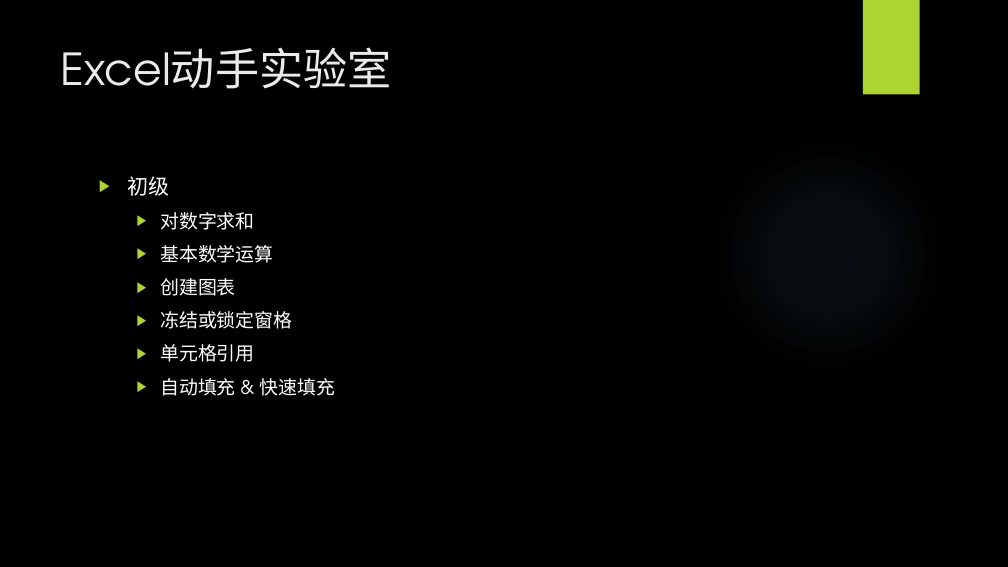
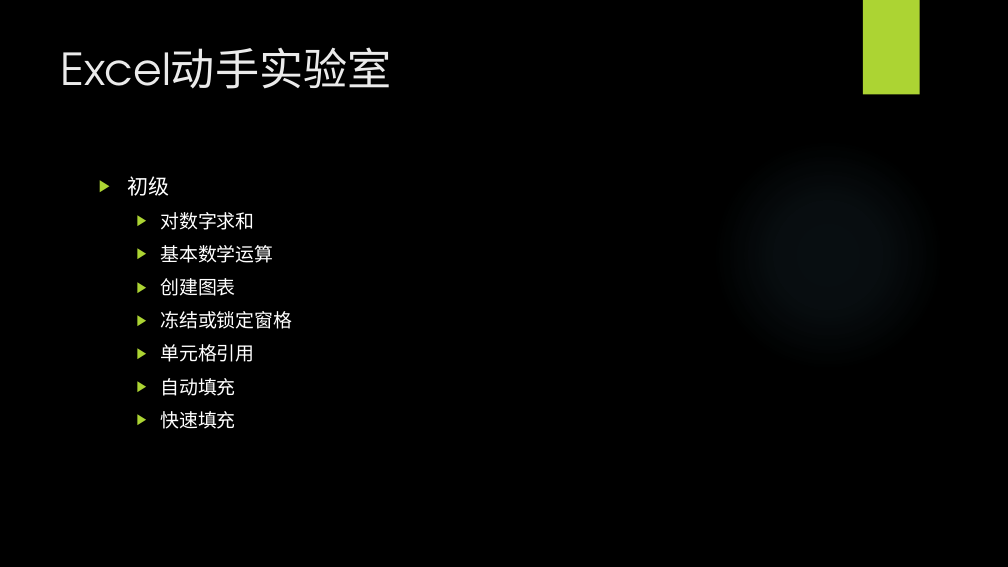
Before and after one commit to BigEgg/OfficeTraining, a slide deck: slide 3 of Excel动手实验室.pptx. Drawn at 1008x567 pixels with LibreOffice and Linux fonts; fonts in the diff are those of the drawing; background and template pictures are left out. Boxes give left, top, right and bottom in pixels: in the first picture for what was removed or moved away, otherwise in the second. Text is boxed around its words. In the diff, an @@ line names an element or a change of style, - is before the commit and + after.

```diff
--- a/Excel动手实验室.pptx
+++ b/Excel动手实验室.pptx
@@ text at (160, 378, 236, 429): text changed @@
-  ▶ 自动填充 & 快速填充
+  ▶ 自动填充
+  ▶ 快速填充
```
Also in this commit, not shown: 1 slide added, 1 other file.
